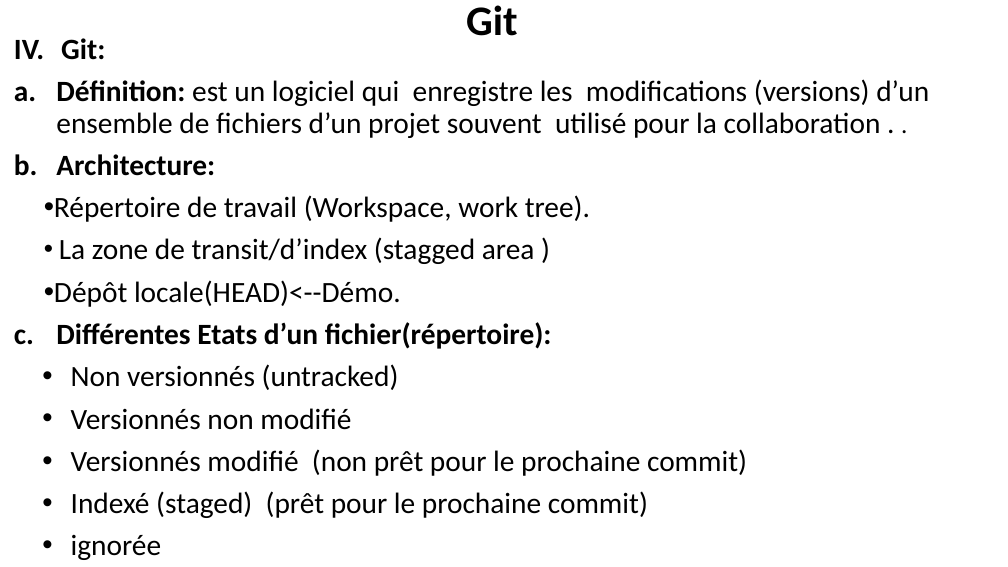
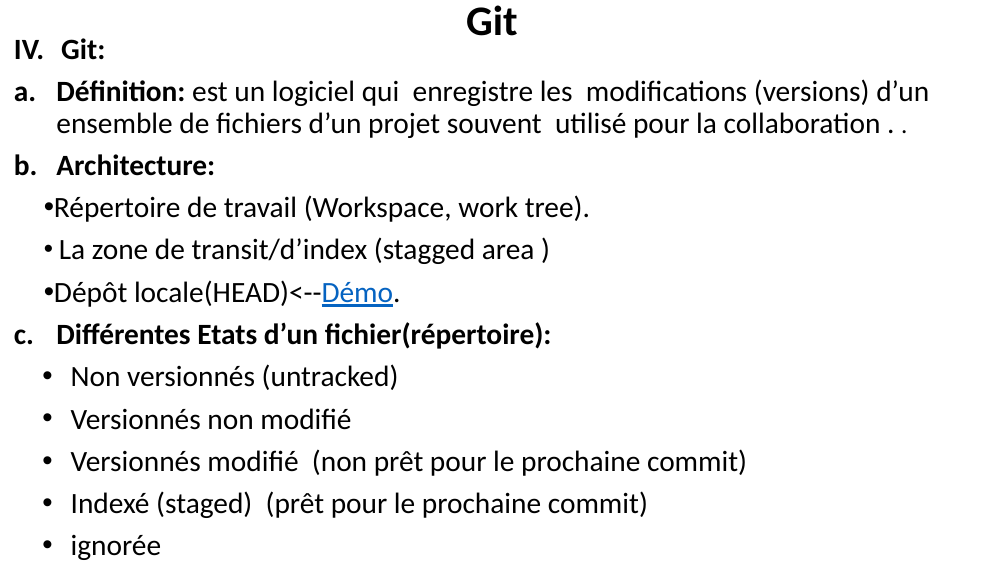
Before and after one commit to belakebiboussad/form, a slide deck: slide 3 of Formation Git.pptx. Drawn at 1008x567 pixels with LibreOffice and Linux fonts; fonts in the diff are those of the drawing. Boxes give left, top, right and bottom in pixels: in the first picture for what was removed or moved away, otherwise in the second. Text is boxed around its words. In the diff, an @@ line names an element or a change of style, - is before the commit and + after.

```diff
--- a/Formation Git.pptx
+++ b/Formation Git.pptx
@@ subtitle at (54, 280, 401, 307): text colour #000000 to #0563C1, underline on in "locale(HEAD)<--Démo." @@
```
Also in this commit, not shown: 17 other slides changed, 6 slides added, 6 slides removed, 3 other files.
